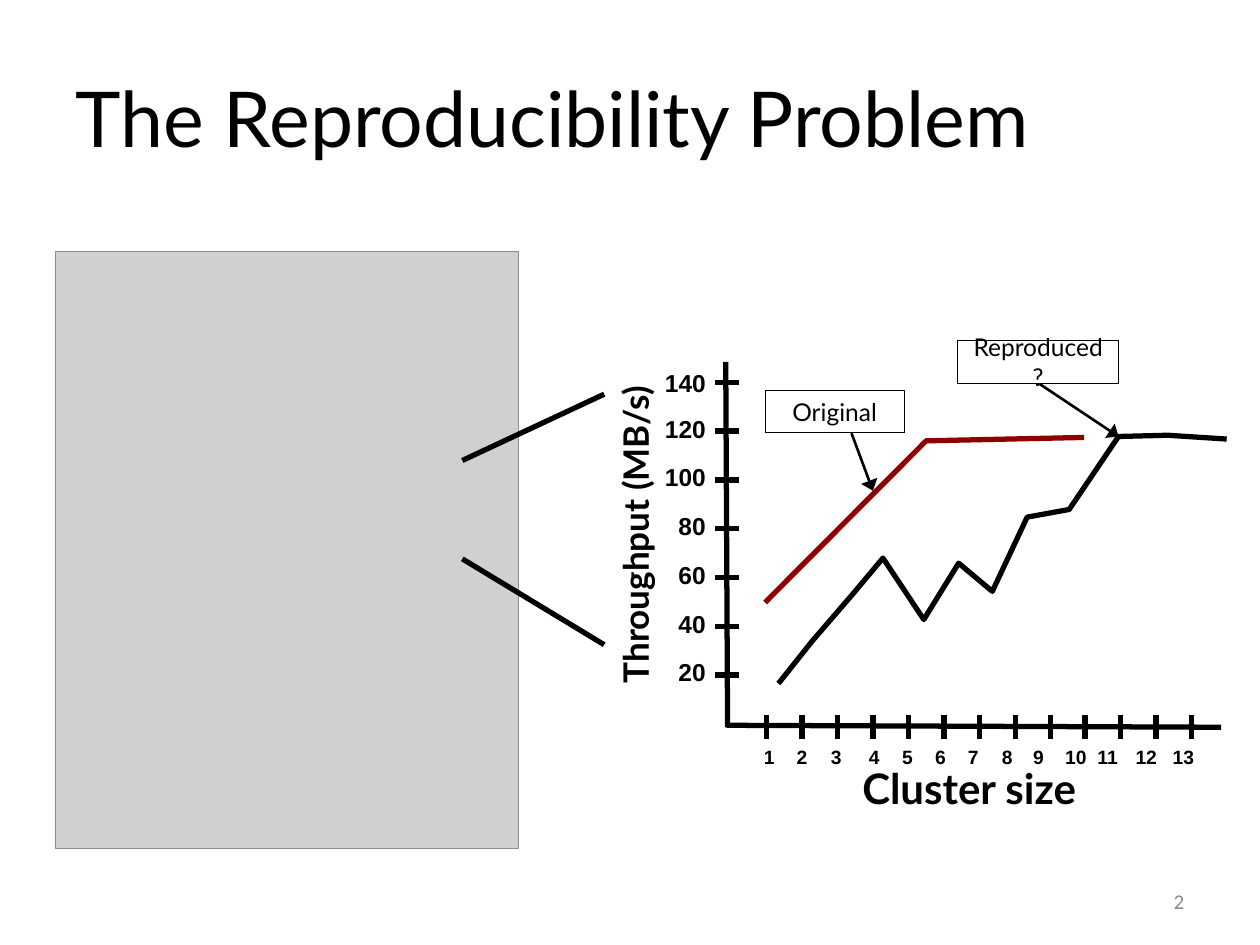
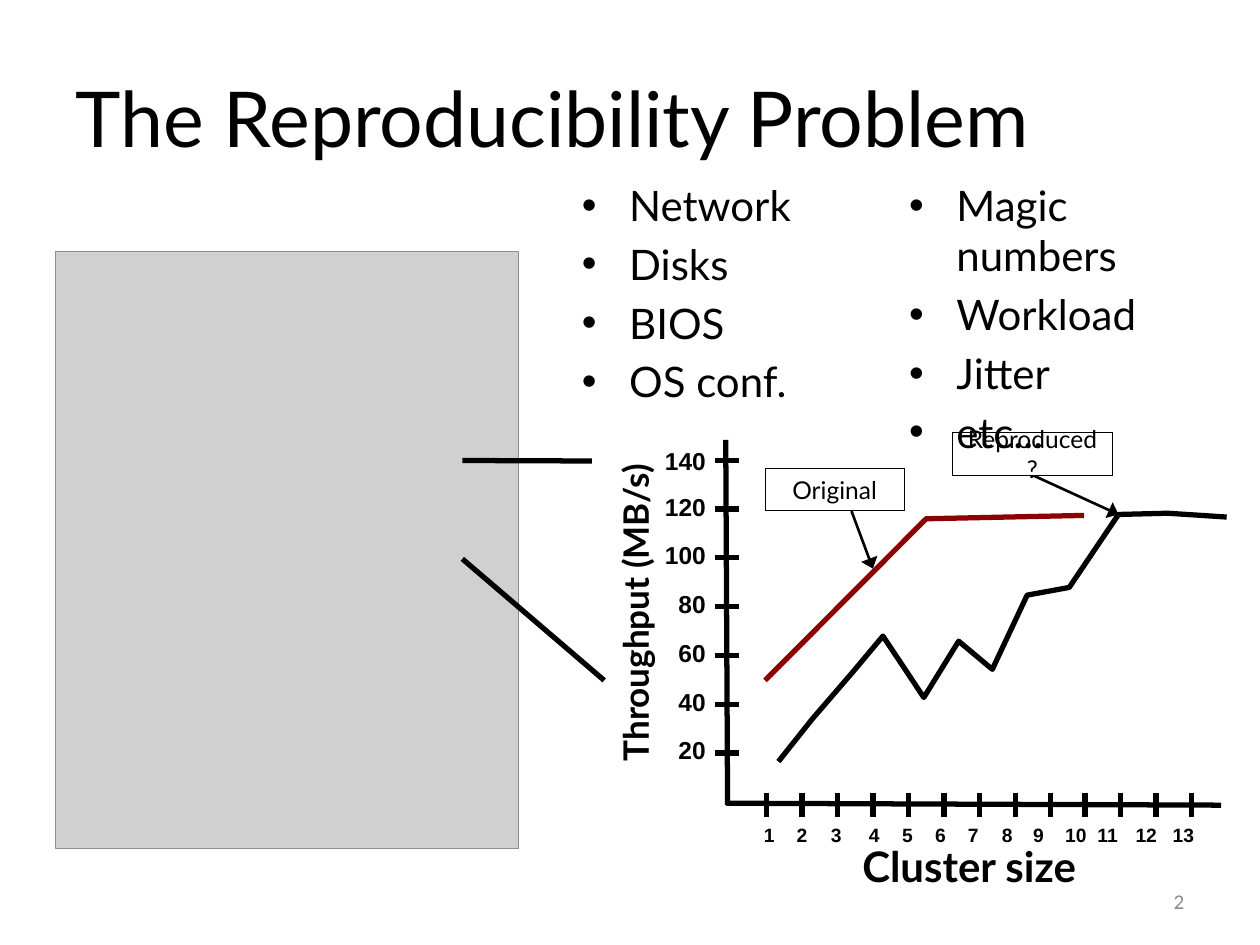
Before and after one commit to ivotron/pdsw15, a slide deck: slide 2 of slides.pptx. Drawn at 1260x945 pixels with LibreOffice and Linux fonts; fonts in the diff are those of the drawing; grey boxes stand for pictures. Boxes give left, top, right and bottom in pixels: in the first picture for what was removed or moved away, otherwise in the second. Text is boxed around its words. In the diff, an @@ line names an element or a change of style, - is before the commit and + after.

```diff
--- a/slides.pptx
+++ b/slides.pptx
@@ text added at <box>629,190,1136,398</box>, 24 pt, text #000000 @@
+• Network
+• Disks
+• BIOS
+• OS conf.
+• Magic numbers
+• Workload
+• Jitter
+• etc...
@@ rectangle "Reproduced?": place and size @@
-rectangle "Reproduced?" at <box>958,340,1118,383</box>
+rectangle "Reproduced?" at <box>953,432,1113,475</box>
@@ line moved from (462, 460) - (605, 394) to (462, 460) - (592, 461) @@
@@ arrow moved from (1038, 383) - (1119, 436) to (1032, 475) - (1119, 514) @@
@@ line moved from (462, 559) - (605, 645) to (462, 559) - (605, 680) @@
@@ line moved from (738, 529) - (714, 529) to (738, 606) - (714, 606) @@
@@ line moved from (1221, 727) - (726, 726) to (1221, 805) - (726, 803) @@
@@ 22 lines, 10 texts, 1 rectangle, 1 arrow, 1 freeform shape: place and size @@
-22 lines, 10 texts, 1 rectangle, 1 arrow, 1 freeform shape at <box>614,362,1227,805</box>
+22 lines, 10 texts, 1 rectangle, 1 arrow, 1 freeform shape at <box>614,440,1227,883</box>
```
Also in this commit, not shown: 6 other slides changed, 8 slides added, 3 slides removed.
